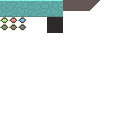
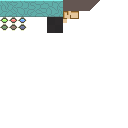
Two versions of the same layered image (w=128, h=128). Layer-by-layer changes:
painted on "Layer" over [63, 11, 79, 23]
